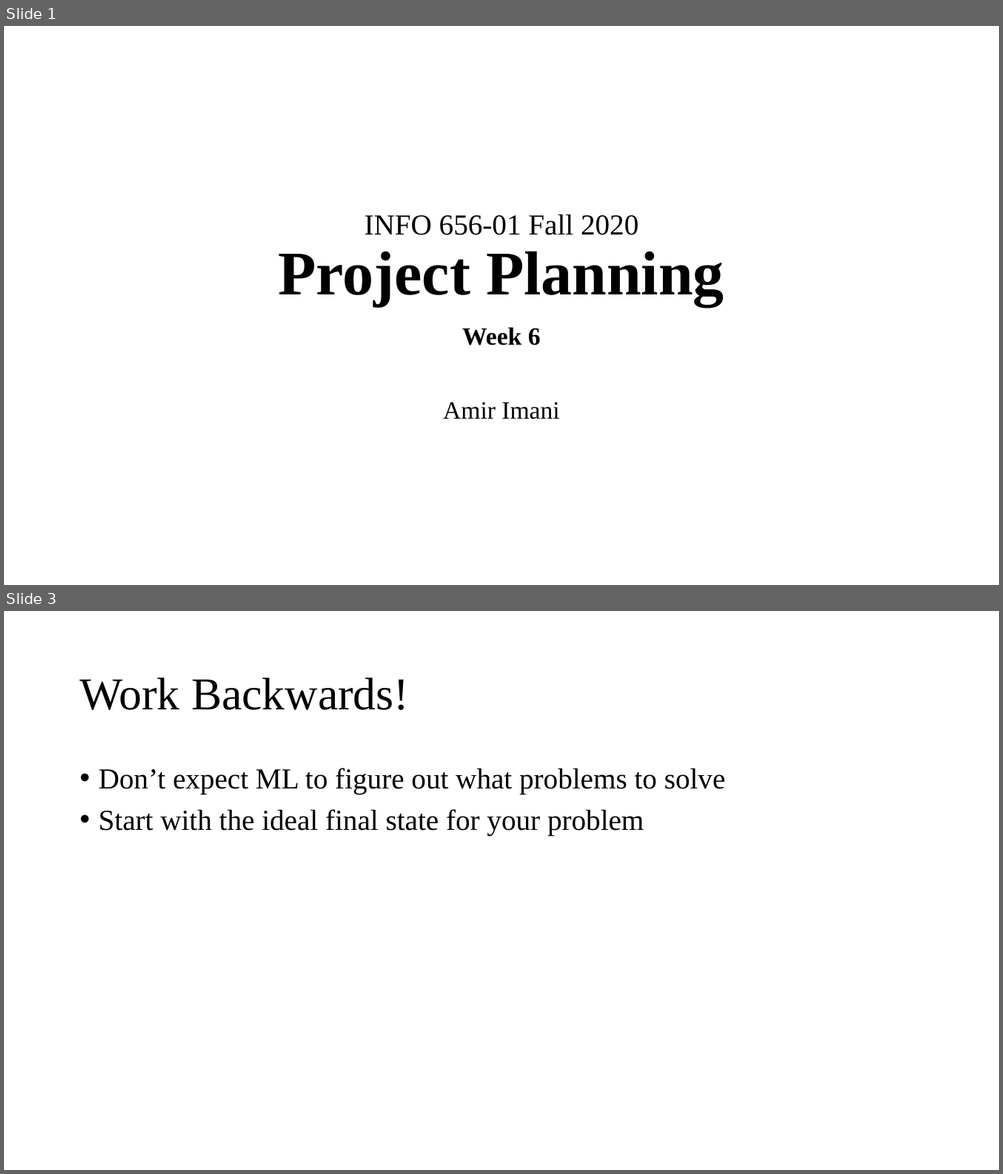
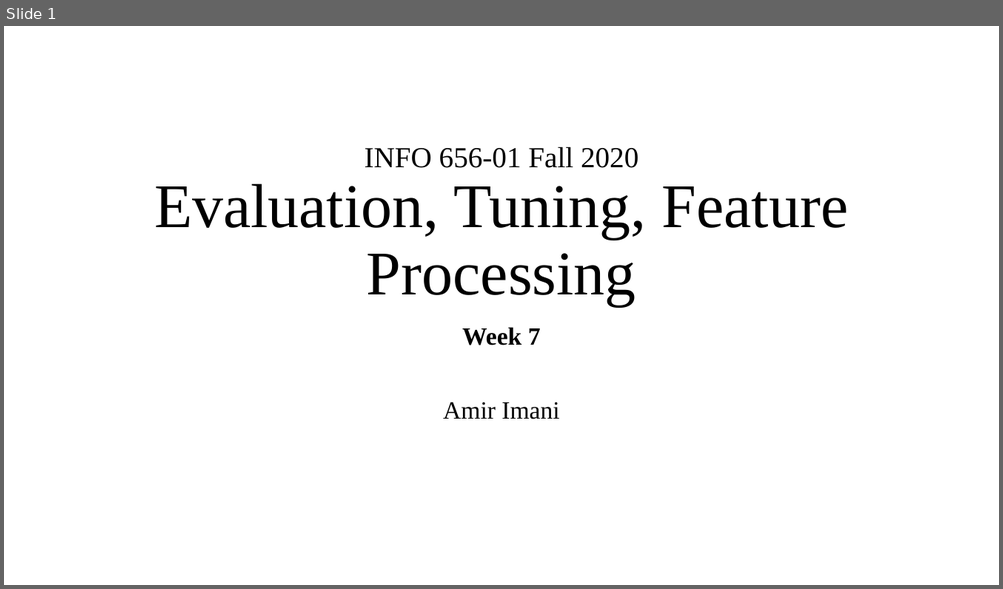
Before and after one commit to Amirosimani/Machine_Learning_Pratt, a slide deck: course slides/week_06.pptx. Shown one above the other, each under a label of ours: slides 1 and 3 before the commit, slide 1 after it; the slides between them are not shown. The pictures are 1003x1174 and 1003x589 pixels, drawn with LibreOffice and Linux fonts; fonts in the diff are those of the drawing. Boxes give left, top, right and bottom in pixels: in the first picture for what was removed or moved away, otherwise in the second. Text is boxed around its words. In the diff, an @@ line names an element or a change of style, - is before the commit and + after.

```diff
--- a/course slides/week_06.pptx
+++ b/course slides/week_06.pptx
@@ slide 3 removed at bbox=[4, 611, 999, 1170], background #FFFFFF @@
@@ title removed at bbox=[79, 678, 409, 710] @@
-Work Backwards!
@@ text removed at bbox=[99, 768, 726, 836] @@
-• Don’t expect ML to figure out what problems to solve
-• Start with the ideal final state for your problem
@@ slide 1 changed as well @@
@@ title at bbox=[154, 147, 848, 306]: text changed; size 28 to 60 pt @@
-INFO 656-01 Fall 2020
-Project Planning
+INFO 656-01 Fall 2020
+Evaluation, Tuning, Feature Processing
@@ subtitle at bbox=[462, 327, 540, 346]: text changed @@
-Week 6
+Week 7
```
Also in this commit, not shown: 9 slides added, 4 other slides removed, 10 other files.
